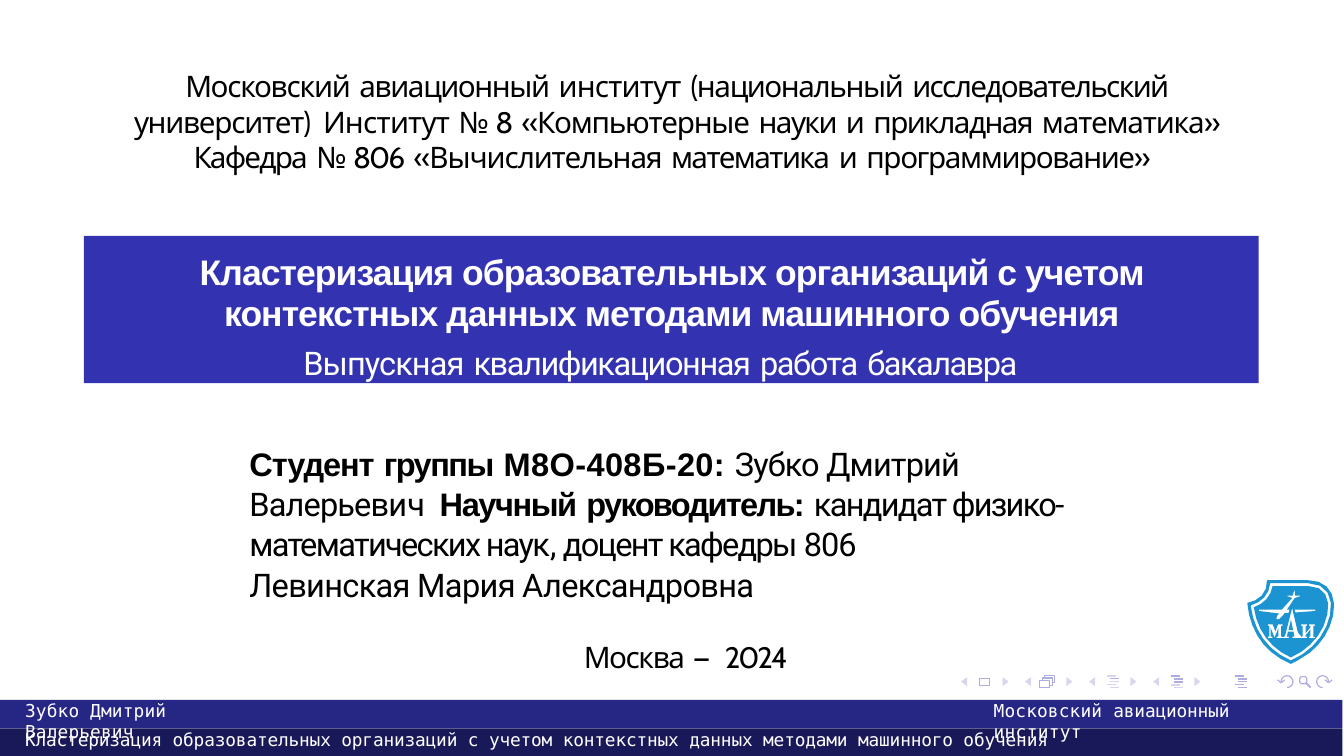
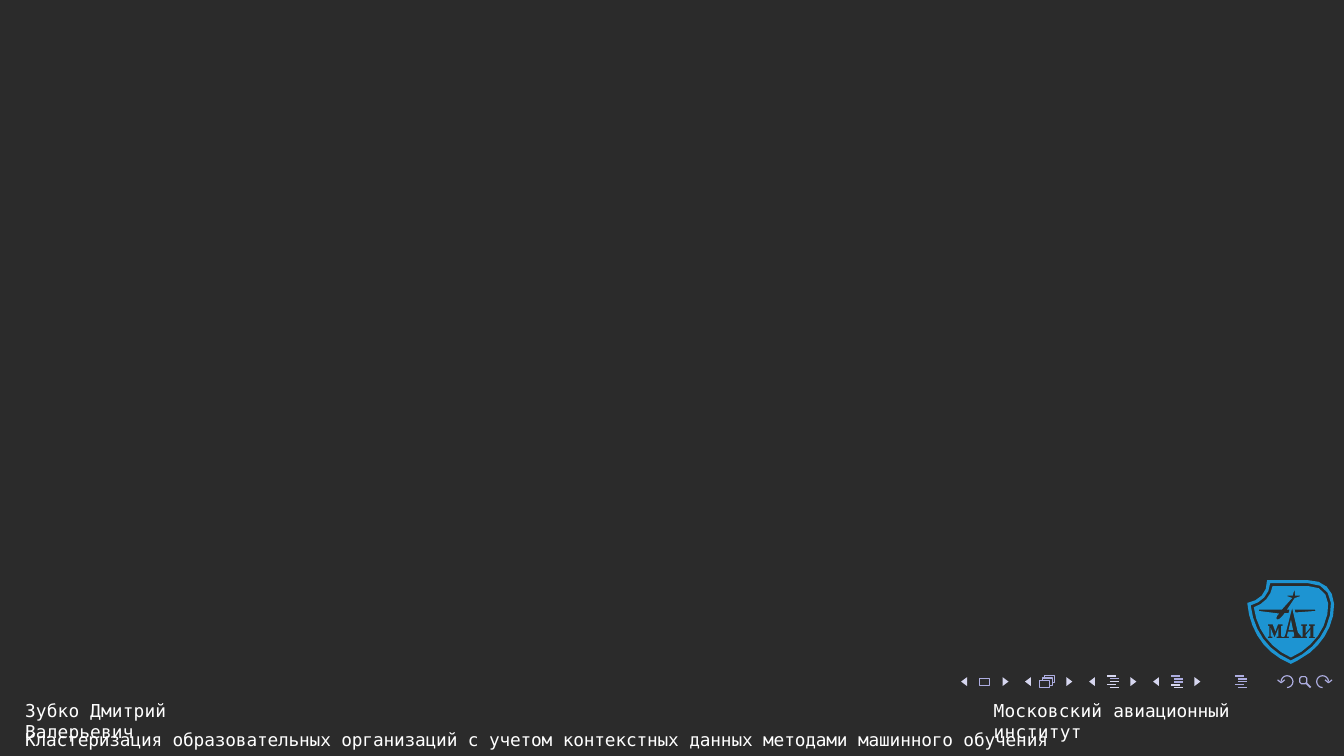
Before and after one commit to usernameMAI/diploma, a slide deck: slide 1 of Презентация.pptx. Drawn at 1344x756 pixels with LibreOffice and Linux fonts; fonts in the diff are those of the drawing; background and template pictures are left out; a plain dark background stands for a picture behind light text. Boxes give left, top, right and bottom in pixels: in the first picture for what was removed or moved away, otherwise in the second. Text is boxed around its words. In the diff, an @@ line names an element or a change of style, - is before the commit and + after.

```diff
--- a/Презентация.pptx
+++ b/Презентация.pptx
@@ background #FFFFFF to picture (left out) @@
@@ text removed at (x1=134, y1=74, x2=1205, y2=175) @@
-Московский авиационный институт (национальный исследовательский университет) Институт № 8 «Компьютерные науки и прикладная математика»
-Кафедра № 806 «Вычислительная математика и программирование»
@@ rectangle removed at (x1=83, y1=236, x2=1257, y2=383) @@
-Кластеризация образовательных организаций с учетом контекстных данных методами машинного обучения
-Выпускная квалификационная работа бакалавра
@@ text removed at (x1=249, y1=451, x2=1064, y2=669) @@
-Студент группы М8О-408Б-20: Зубко Дмитрий Валерьевич Научный руководитель: кандидат физико-математических наук, доцент кафедры 806
-Левинская Мария Александровна
-Москва — 2024
@@ freeform shape removed at (x1=0, y1=701, x2=1342, y2=728) @@
@@ freeform shape removed at (x1=0, y1=728, x2=1342, y2=756) @@
```
Also in this commit, not shown: 2 other files.
